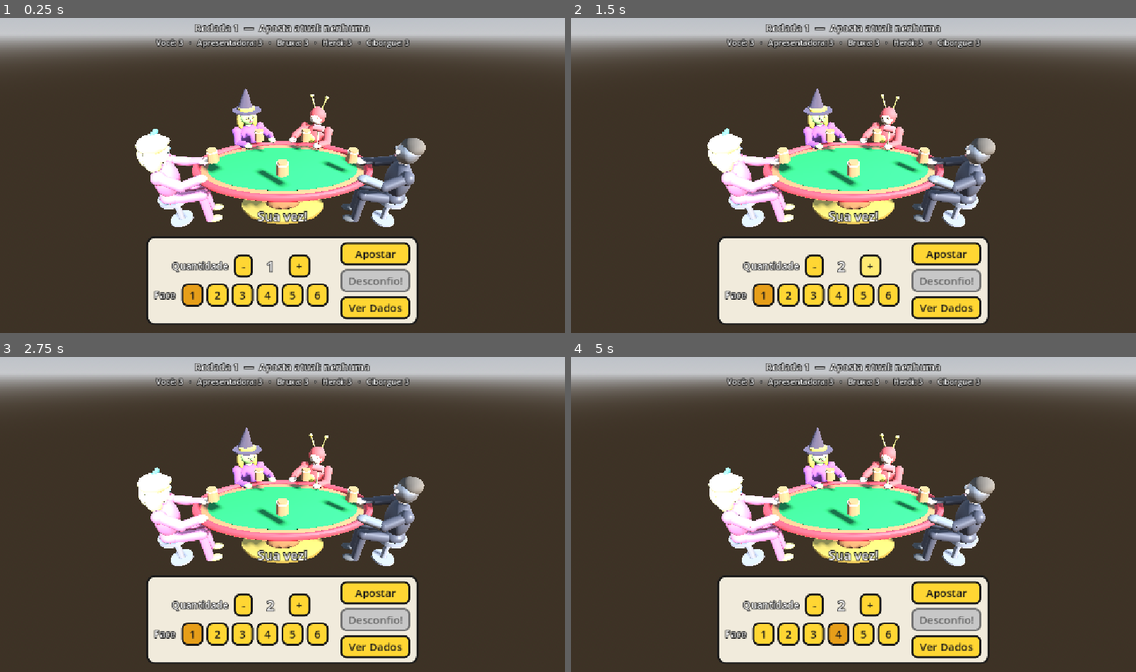
Above: before the commit, frames 1-4 (two rows, left to right).
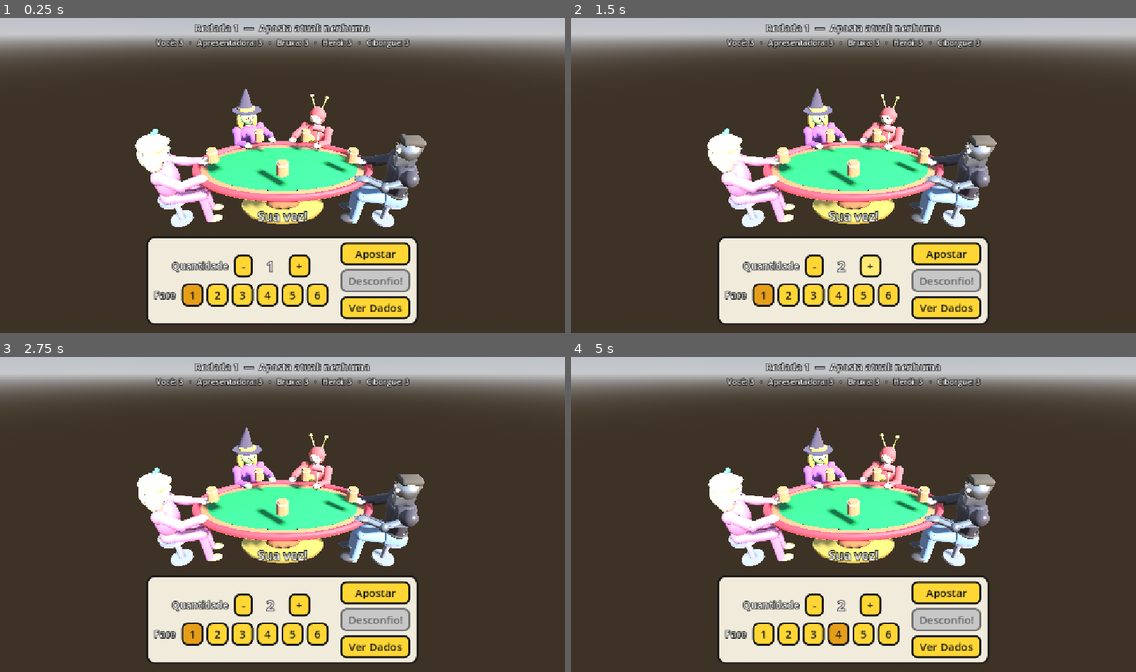
Above: after the commit, the same moments.

Repository: thiegoabcsampaio/DadinhoComico
Game: Godot game, scene res://Scenes/Main.tscn
Same seed, same stepped clock (60 frames per second), same inputs: the game is played once before the commit and once after it.
Inputs:
- Up to frame 1 (0.25 s): no input
- Up to frame 2 (1.5 s): click "-" at 0.5 s; click "+" at 1.25 s
- Up to frame 3 (2.75 s): click "1" at 2 s
- Up to frame 4 (5 s): click "2" at 2.75 s; click "3" at 3.5 s; click "4" at 4.25 s

The runs differ from the first frame. In frame 1, 1.5% of the frame differs, in the area x 57-76%, y 36-66%; in frame 2, 1.5%; in frame 3, 1.5%; in frame 4, 1.6%, in the area x 57-76%, y 37-66%.

Commit message:
feat: rodada 2 (Fable) - Ciborgue humanoide, UFO de papelao, blueprint Etapa 7
- Ciborgue refeito no Blender: torso em V com jaqueta, jeans, botas,
  ombros largos, braco direito de endoesqueleto com pistoes e dedos,
  rosto quadrado com metade metalica, topete militar. 8 animacoes
  regravadas; malha antiga descartada
- Nave.glb agora e um disco voador de papelao (pratos, cupula, luzes,
  pes, antena em X e X vermelho na frente). PunishmentSystem paira a
  nave sobre a apresentadora, liga um feixe e a puxa girando
- docs/blueprint.md: Etapa 7 (Polimento Final e Ambientacao: plateia
  anos 90 em arquibancadas, fundo de estudio, menu e trilha)
- docs/blueprint_melhorias.md: rodada 2 com roteamento Fable/Opus e os
  ganchos de codigo de cada item do Bloco B (Opus)

Co-Authored-By: Claude Fable 5.1 <noreply@anthropic.com>
Claude-Session: https://claude.ai/code/session_01KrJF875Dizs3zvuj1SFffF

Diff:
--- a/Scripts/PunishmentSystem.gd
+++ b/Scripts/PunishmentSystem.gd
@@ -30,23 +30,49 @@
 
 
 # ---------------------------------------------------------------- Apresentadora
-## Uma nave espacial de papelão desce, engole a apresentadora e decola.
+## Um disco voador de papelão desce, paira sobre a apresentadora, puxa ela
+## num feixe de luz e some girando.
 func _nave_de_papelao(alvo: Node3D) -> void:
 	Sfx.tocar("Castigo_Nave")
+	# A nave fica no pai do alvo para não encolher junto com ele.
+	var raiz: Node = alvo.get_parent() if alvo.get_parent() != null else alvo
 	var nave: Node3D = CENA_NAVE.instantiate()
-	alvo.add_child(nave)
-	nave.position = Vector3(0.0, 4.0, 0.0)
-	nave.scale = Vector3.ONE * 0.65
-
-	var tween := create_tween()
-	tween.tween_property(nave, "position:y", 0.0, 0.9).set_trans(Tween.TRANS_BOUNCE).set_ease(Tween.EASE_OUT)
-	tween.tween_interval(0.5)
-	# Decola girando; o personagem some dentro dela.
-	tween.tween_property(nave, "position:y", 6.0, 1.2).set_trans(Tween.TRANS_EXPO).set_ease(Tween.EASE_IN)
-	tween.parallel().tween_property(nave, "rotation:y", TAU * 2.0, 1.2)
-	tween.tween_callback(func() -> void:
-		nave.queue_free()
-		_esconder(alvo))
+	raiz.add_child(nave)
+	nave.global_position = alvo.global_position + Vector3(0.0, 5.0, 0.0)
+	nave.scale = Vector3.ONE * 0.7
+
+	# A nave paira logo acima da cabeça; o feixe vai do tampo até a nave.
+	const ALTURA_PAIRAR := 1.7
+	var feixe := MeshInstance3D.new()
+	var cil := CylinderMesh.new()
+	cil.top_radius = 0.28
+	cil.bottom_radius = 0.5
+	cil.height = ALTURA_PAIRAR - 0.5
+	cil.radial_segments = 12
+	feixe.mesh = cil
+	var mat_feixe := _material(Color(1.0, 0.95, 0.4, 0.4), 0.5, true)
+	mat_feixe.transparency = BaseMaterial3D.TRANSPARENCY_ALPHA
+	feixe.material_override = mat_feixe
+	raiz.add_child(feixe)
+	feixe.global_position = alvo.global_position + Vector3(0.0, 0.5 + cil.height * 0.5, 0.0)
+	feixe.scale = Vector3(1.0, 0.01, 1.0)
+
+	var altura_pairar := alvo.global_position.y + ALTURA_PAIRAR
+	var tween := create_tween()
+	tween.tween_property(nave, "global_position:y", altura_pairar, 1.0).set_trans(Tween.TRANS_SINE).set_ease(Tween.EASE_OUT)
+	tween.parallel().tween_property(nave, "rotation:y", TAU, 1.0)
+	# Feixe liga e a apresentadora é puxada para cima, girando e encolhendo.
+	tween.tween_property(feixe, "scale:y", 1.0, 0.3).set_ease(Tween.EASE_OUT)
+	tween.tween_property(alvo, "position:y", alvo.position.y + 1.6, 1.0).set_trans(Tween.TRANS_QUAD).set_ease(Tween.EASE_IN)
+	tween.parallel().tween_property(alvo, "rotation:y", alvo.rotation.y + TAU * 2.0, 1.0)
+	tween.parallel().tween_property(alvo, "scale", Vector3.ONE * 0.15, 1.0).set_ease(Tween.EASE_IN)
+	tween.tween_callback(func() -> void: _esconder(alvo))
+	tween.tween_property(feixe, "scale:y", 0.01, 0.2)
+	tween.tween_callback(feixe.queue_free)
+	# Foge girando para cima e para o lado.
+	tween.tween_property(nave, "global_position", alvo.global_position + Vector3(3.0, 6.0, -2.0), 1.0).set_trans(Tween.TRANS_EXPO).set_ease(Tween.EASE_IN)
+	tween.parallel().tween_property(nave, "rotation:y", TAU * 4.0, 1.0)
+	tween.tween_callback(nave.queue_free)
 
 
 # ------------------------------------------------------------------------ Bruxa
Binary file changed: Assets/Models/Ciborgue.glb
Binary file changed: Assets/Models/Nave.glb
Not shown, changed: Assets/Source/Personagens.blend
Not shown, changed: docs/blueprint.md
Not shown, added: docs/blueprint_melhorias.md
